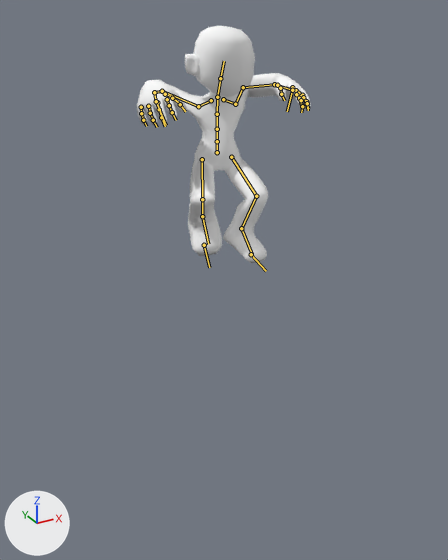
A saved change to the FBX model Assets/__Resources/Art/Animation/character_jump_in_air.fbx.
The view is the same before and after, from a 50 mm lens placed at (-2.12, -3.96, 1.83), pointed at (0.06, 0.01, -0.15). The lights are fixed; the arrows at lower left show +X, +Y and +Z. Both versions are drawn at frame 6 of the action 'Take 001'; the numbers are the values there. The bones that bend it are drawn over the model as lines.

Objects in the first picture: 'body'.
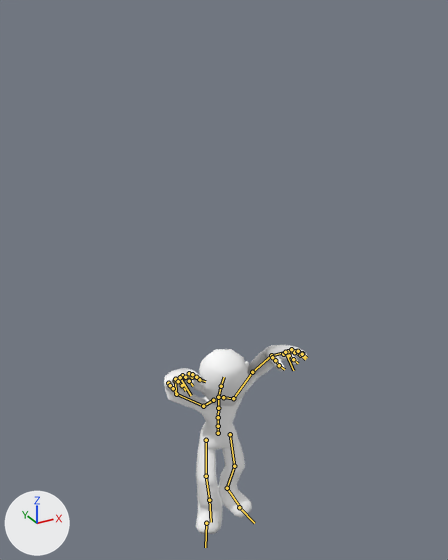
Boxes (x1, y1, x2, y2) around the edits, measured in the pictures (448 x 560 px):
'body', posed (18% narrower, 20% shorter)
    before: (137, 26, 311, 263)
    after: (164, 345, 307, 534)
bone 'Hips', root to tip
    before: (217, 152) to (217, 137)
    after: (218, 433) to (218, 423)
bone 'LeftArm', root to tip
    before: (235, 104) to (243, 87)
    after: (233, 398) to (252, 372)
bone 'LeftForeArm', root to tip
    before: (243, 87) to (274, 84)
    after: (252, 372) to (271, 355)
bone 'RightArm', root to tip
    before: (198, 106) to (162, 91)
    after: (203, 406) to (176, 394)
bone 'RightForeArm', root to tip
    before: (162, 91) to (154, 92)
    after: (176, 394) to (175, 380)
bone 'LeftUpLeg', root to tip
    before: (231, 157) to (256, 196)
    after: (230, 434) to (234, 466)
bone 'LeftLeg', root to tip
    before: (256, 196) to (241, 228)
    after: (234, 466) to (227, 488)
bone 'RightUpLeg', root to tip
    before: (202, 159) to (202, 199)
    after: (206, 440) to (206, 476)
bone 'RightLeg', root to tip
    before: (202, 199) to (202, 216)
    after: (206, 476) to (209, 500)
bone 'RightFoot', root to tip
    before: (202, 216) to (208, 244)
    after: (209, 500) to (211, 522)

The change, as a diff of the scene's bpy script:
```diff
--- a/Assets/__Resources/Art/Animation/character_jump_in_air.fbx.py
+++ b/Assets/__Resources/Art/Animation/character_jump_in_air.fbx.py
@@ bone_hips @@
 bone_hips = bpy.data.objects['Armature | Humanoid'].pose.bones['Hips']
-bone_hips.location = (0.0, 0.051, 0.0)
+bone_hips.location = (0.0, -2.429, 0.0)
@@ bone_leftarm @@
 bone_leftarm = bpy.data.objects['Armature | Humanoid'].pose.bones['LeftArm']  # child of 'LeftShoulder'
-bone_leftarm.rotation_quaternion = (0.901, -0.183, -0.089, -0.384)  # degrees (-16, -17, -44)
+bone_leftarm.rotation_quaternion = (0.859, -0.476, -0.17, 0.087)  # degrees (-60, -12, 19)
@@ bone_leftforearm @@
 bone_leftforearm = bpy.data.objects['Armature | Humanoid'].pose.bones['LeftForeArm']  # child of 'LeftArm'
-bone_leftforearm.rotation_quaternion = (0.808, 0.021, 0.011, 0.588)  # degrees (3, 0, 72)
+bone_leftforearm.rotation_quaternion = (0.999, 0.018, -0.003, 0.039)  # degrees (2, 0, 5)
@@ bone_rightarm @@
 bone_rightarm = bpy.data.objects['Armature | Humanoid'].pose.bones['RightArm']  # child of 'RightShoulder'
-bone_rightarm.rotation_quaternion = (0.934, -0.206, 0.121, 0.265)  # degrees (-20, 20, 28)
+bone_rightarm.rotation_quaternion = (0.818, -0.317, 0.442, -0.187)  # degrees (-59, 37, -47)
@@ bone_rightforearm @@
 bone_rightforearm = bpy.data.objects['Armature | Humanoid'].pose.bones['RightForeArm']  # child of 'RightArm'
-bone_rightforearm.rotation_quaternion = (0.742, 0.016, -0.011, -0.67)  # degrees (2, 0, -84)
+bone_rightforearm.rotation_quaternion = (0.959, -0.029, 0.011, -0.281)  # degrees (-4, 0, -33)
@@ bone_leftupleg @@
 bone_leftupleg = bpy.data.objects['Armature | Humanoid'].pose.bones['LeftUpLeg']  # child of 'Hips'
-bone_leftupleg.rotation_quaternion = (0.923, 0.307, -0.213, 0.095)  # degrees (36, -27, 3)
+bone_leftupleg.rotation_quaternion = (0.972, 0.007, -0.232, 0.025)  # degrees (0, -27, 3)
@@ bone_leftleg @@
 bone_leftleg = bpy.data.objects['Armature | Humanoid'].pose.bones['LeftLeg']  # child of 'LeftUpLeg'
-bone_leftleg.rotation_quaternion = (0.886, -0.454, 0.045, -0.087)  # degrees (-54, 0, -11)
+bone_leftleg.rotation_quaternion = (0.996, -0.078, -0.001, -0.041)  # degrees (-9, 0, -5)
@@ bone_rightupleg @@
 bone_rightupleg = bpy.data.objects['Armature | Humanoid'].pose.bones['RightUpLeg']  # child of 'Hips'
-bone_rightupleg.rotation_quaternion = (0.912, 0.379, 0.146, -0.059)  # degrees (45, 18, 0)
+bone_rightupleg.rotation_quaternion = (0.985, 0.067, 0.157, -0.009)  # degrees (8, 18, 0)
@@ bone_rightleg @@
 bone_rightleg = bpy.data.objects['Armature | Humanoid'].pose.bones['RightLeg']  # child of 'RightUpLeg'
-bone_rightleg.rotation_quaternion = (0.723, -0.674, -0.102, 0.111)  # degrees (-86, 0, 17)
+bone_rightleg.rotation_quaternion = (0.998, -0.038, -0.023, 0.037)  # degrees (-4, -2, 4)
@@ bone_rightfoot @@
 bone_rightfoot = bpy.data.objects['Armature | Humanoid'].pose.bones['RightFoot']  # child of 'RightLeg'
-bone_rightfoot.rotation_quaternion = (1.0, 0.0, 0.0, 0.0)  # degrees (0, 0, 0)
+bone_rightfoot.rotation_quaternion = (0.94, -0.342, 0.0, 0.0)  # degrees (-40, 0, 0)
```
